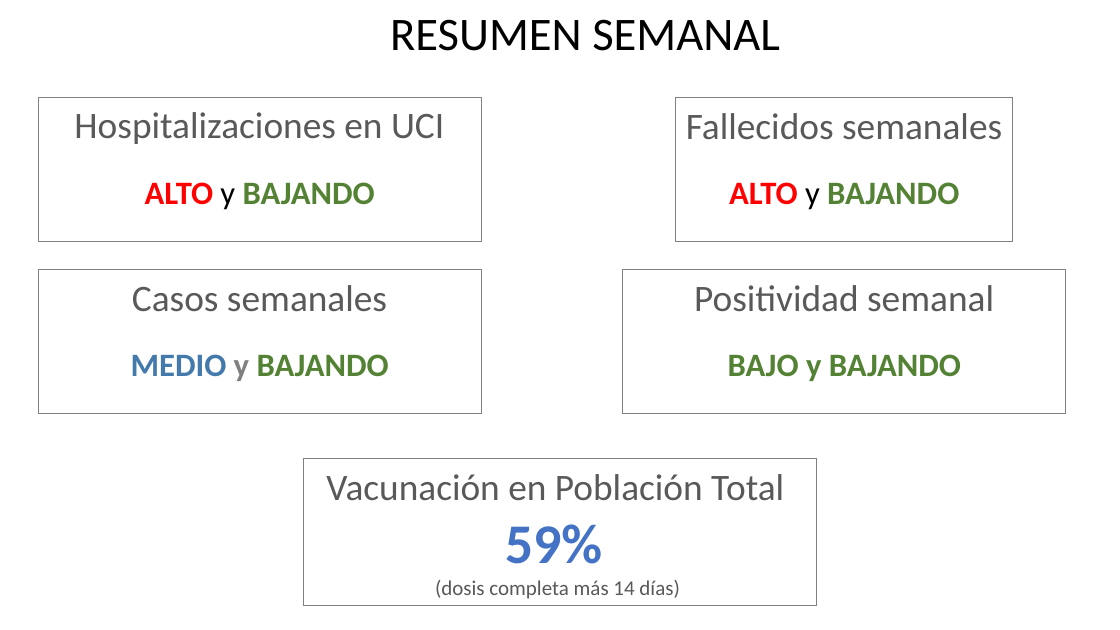
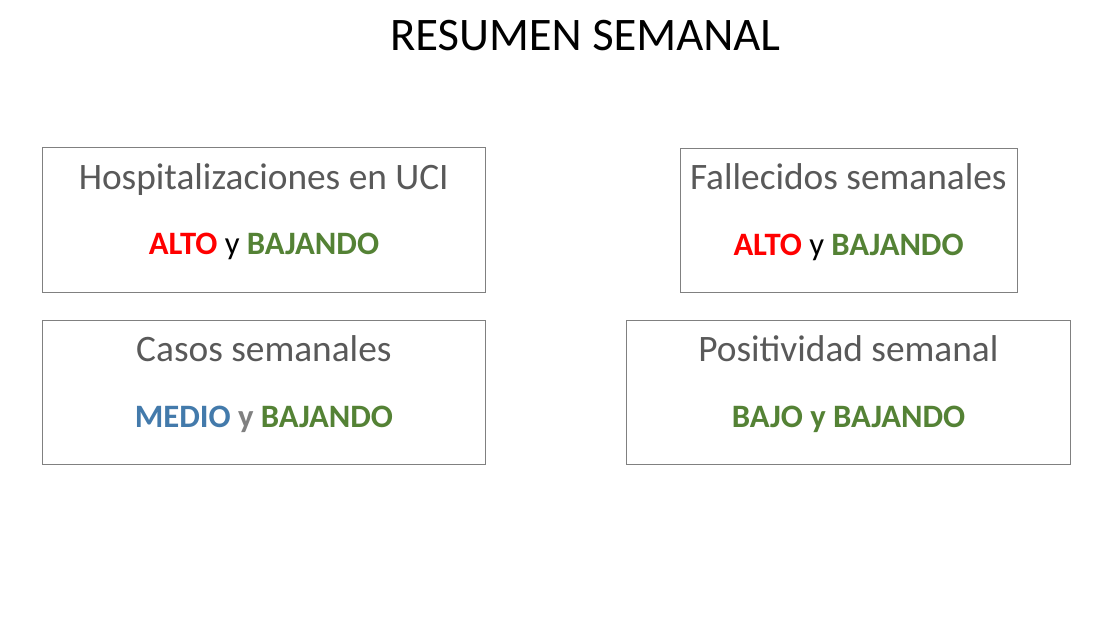
Before and after one commit to dataCovid19CL/capsulasSemanales, a slide deck: slide 23 of DATOS COVID Chile 2021 08 07.pptx. Drawn at 1120x630 pixels with LibreOffice and Linux fonts; fonts in the diff are those of the drawing. Boxes give left, top, right and bottom in pixels: in the first picture for what was removed or moved away, otherwise in the second. Text is boxed around its words. In the diff, an @@ line names an element or a change of style, - is before the commit and + after.

```diff
--- a/DATOS COVID Chile 2021 08 07.pptx
+++ b/DATOS COVID Chile 2021 08 07.pptx
@@ 4 rectangles: place and size @@
-4 rectangles at (38,97,1066,414)
+4 rectangles at (43,148,1070,465)
@@ rectangle removed at (304,459,817,606) @@
-Vacunación en Población Total
-59%
-(dosis completa más 14 días)
```
Also in this commit, not shown: 3 other slides changed, 5 other files.
